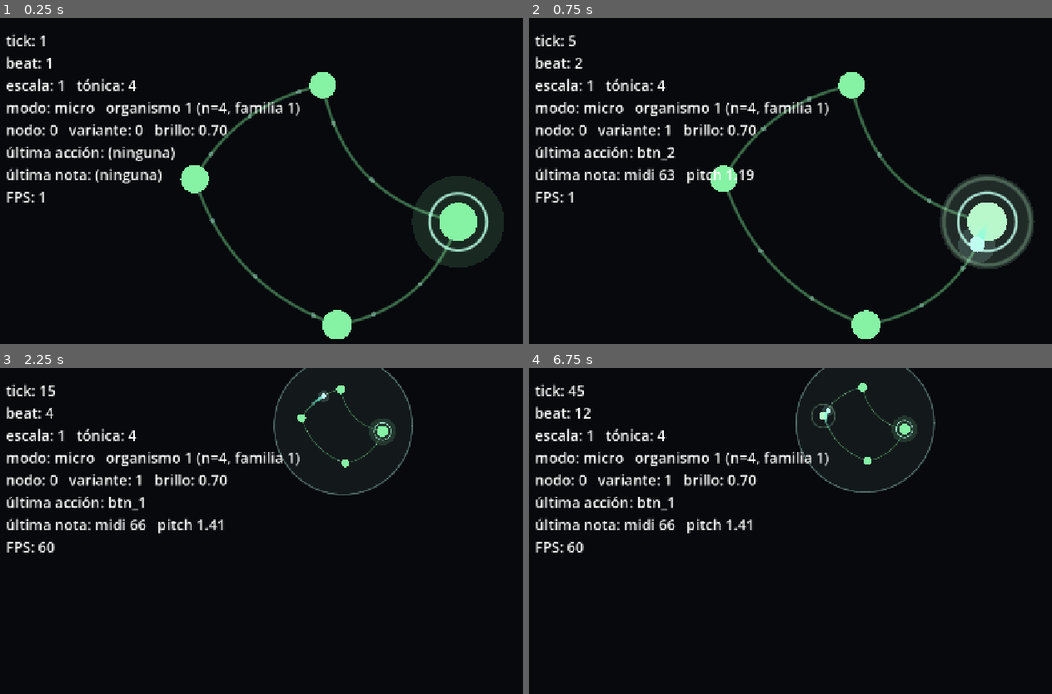
Above: before the commit, frames 1-4 (two rows, left to right).
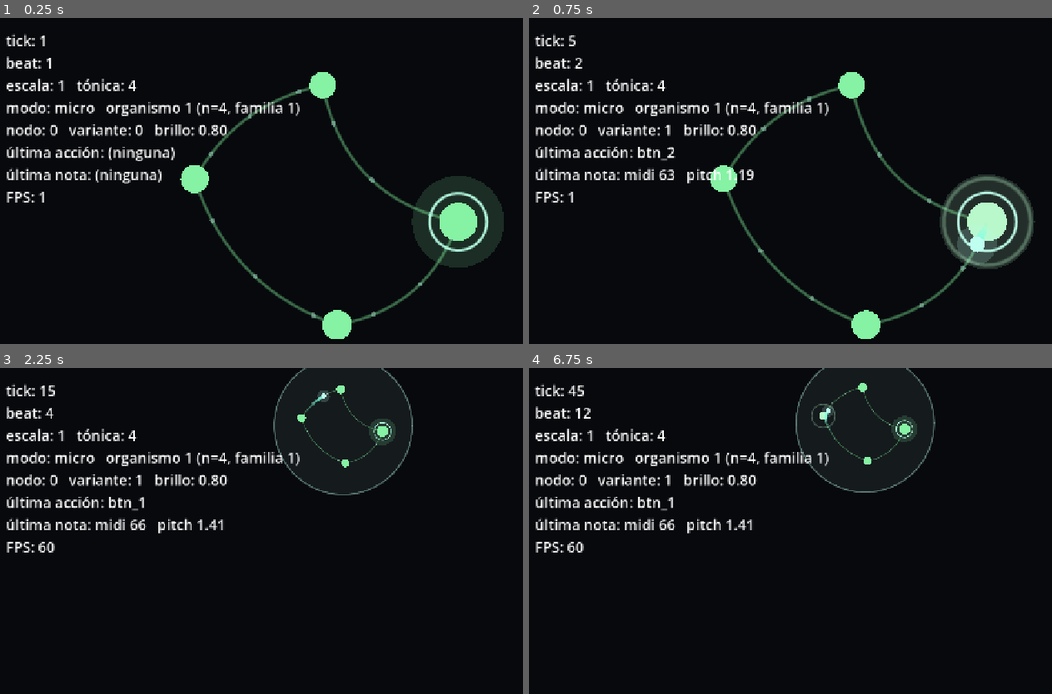
Above: after the commit, the same moments.

Repository: maximorales36-png/Arcumai-Organismo
Game: Godot game, scene res://src/view/main.tscn
Same seed, same stepped clock (60 frames per second), same inputs: the game is played once before the commit and once after it.
Inputs:
- Up to frame 1 (0.25 s): no input
- Up to frame 2 (0.75 s): hold D (joy_right) from 0.53 s (still down); tap J (btn_2) at 0.6 s
- Up to frame 3 (2.25 s): tap L (btn_4) at 0.8, 1.35 s; release D (joy_right) at 1.28 s; hold S (joy_down) 1.28-2.03 s; tap J (btn_2) at 1.55 s; hold D (joy_right) from 2.03 s (still down); tap H (btn_1) at 2.1 s
- Up to frame 4 (6.75 s): tap L (btn_4) at 2.3, 3.8, 4.35, 5.3, 5.85 s; release D (joy_right) at 2.78 s; hold W (joy_up) 2.78-3.53 s; tap J (btn_2) at 2.85, 4.55, 5.1, 6.05 s; tap Enter at 3.5 s; hold A (joy_left) 3.53-5.03 s; tap K (btn_3) at 3.6 s; hold S (joy_down) 5.03-5.78 s; hold D (joy_right) 5.78-6.53 s; hold W (joy_up) from 6.53 s (still down); tap H (btn_1) at 6.6 s

The runs differ from the first frame. In frame 1, less than 0.1% of the frame differs, in the area x 40-42%, y 32-37%; in frame 2, 0.1%, in the area x 40-90%, y 32-76%; in frame 3, less than 0.1%; in frame 4, less than 0.1%.

Commit message:
M9: segunda tanda de ajustes de Macro y Micro

Diff:
--- a/src/core/config.gd
+++ b/src/core/config.gd
@@ -34,7 +34,7 @@
 const EDGE_CURVATURE_N2_MAX := 0.35
 
 # --- Mundo ---
-const MAX_ORGANISMS := 6
+const MAX_ORGANISMS := 5
 const MAX_BRIDGES := 6
 const WORLD_SIZE := Vector2(2400.0, 1350.0)
 const MIN_ORG_DISTANCE := 350.0
@@ -59,12 +59,12 @@
 const NAV_REPEAT_MS := 200
 const DISSOLVE_HOLD_MS := 600
 # B2 en Macro carga antes de crear el organismo; soltar antes cancela.
-const SPAWN_HOLD_MS := 2000
+const SPAWN_HOLD_MS := 1200
 # Después de crear un organismo no se puede sembrar otro por este tiempo.
 const SPAWN_COOLDOWN_S := 5.0
 const INACTIVITY_RESET_S := 90.0
 const ZOOM_TIME_S := 0.5
-const BRIGHTNESS_DEFAULT := 0.7
+const BRIGHTNESS_DEFAULT := 0.8
 const BRIGHTNESS_SPEED := 0.8
 
 # Escalas en semitonos desde la tónica, en el orden del sorteo de R-24.
--- a/src/core/world.gd
+++ b/src/core/world.gd
@@ -32,6 +32,7 @@
 var _spawn_charge := 0.0
 var _spawn_point := Vector2.ZERO
 var _spawn_cooldown := 0.0
+var _adjusting := false
 var _spawning := false
 var _spawn_index := -1
 var _spawn_previous_id := -1
@@ -97,6 +98,12 @@
 # Enfriamiento posterior a una siembra: bloquea B2 sin cambiar la selección.
 func spawn_cooldown_left() -> float:
 	return _spawn_cooldown
+
+
+# Modo ajuste: B2 está apretado durante el enfriamiento, así que no crea un
+# organismo nuevo pero sí deja cambiarle los nodos al que quedó seleccionado.
+func is_adjusting() -> bool:
+	return _adjusting
 
 
 # Familia que va a recibir el próximo organismo (R-25): la vista de la carga
@@ -153,14 +160,17 @@
 	# mover: el joystick se ignora hasta que el destello completa.
 	if _spawn_charging:
 		return
-	if _spawning:
+	if _spawning or _adjusting:
 		var step := 0
 		if direction.x > 0.0:
 			step = 1
 		elif direction.x < 0.0:
 			step = -1
 		if step != 0:
-			_change_spawn_n(step)
+			if _spawning:
+				_change_spawn_n(step)
+			else:
+				_change_selected_n(step)
 		return
 	if _dissolving:
 		return
@@ -176,7 +186,8 @@
 
 # R-33: B2 mantiene una carga de SPAWN_HOLD_MS; al completarla se crea el
 # organismo y sigue el ajuste de n hasta soltar. Soltar antes no crea nada.
-# Después de una siembra hay un enfriamiento antes de poder sembrar otra.
+# Después de una siembra hay un enfriamiento: durante ese tiempo B2 no crea
+# nada, pero sirve para cambiarle los nodos al organismo seleccionado.
 func b2_pressed() -> void:
 	if _spawn_charging or _spawning:
 		return
@@ -184,22 +195,17 @@
 		rejected.emit()
 		return
 	if _spawn_cooldown > 0.0:
-		rejected.emit()
+		_adjusting = true
 		return
 	if organisms.size() >= Config.MAX_ORGANISMS:
 		rejected.emit()
 		return
 
-	var previous := selected_organism()
-	_spawn_previous_id = previous.id if previous != null else -1
-	_spawn_charging = true
-	_spawn_charge = 0.0
-	# El punto se fija al empezar la carga para que el destello y el organismo
-	# que aparece después coincidan.
-	_spawn_point = pick_position(_positions(), _rng)
+	_start_charge()
 
 
 func b2_released() -> void:
+	_adjusting = false
 	if _spawn_charging:
 		_cancel_charge()
 	_spawning = false
@@ -215,6 +221,7 @@
 	if _spawning:
 		_cancel_spawn()
 		return
+	_adjusting = false
 	if _dissolving:
 		return
 	if organisms.size() <= 1:
@@ -247,6 +254,7 @@
 # debe seguir armado al volver a Macro (B3 en Micro es otra función).
 func reset_gestures() -> void:
 	_connecting = false
+	_adjusting = false
 
 
 # R-28: B3 mantenido + dirección. El vecino se elige con la misma regla que
@@ -292,9 +300,20 @@
 # decide ningún disparo ni toca el modelo temporal.
 func update(delta: float) -> void:
 	_drift(delta)
+	var started_charge := false
 	if _spawn_cooldown > 0.0:
 		_spawn_cooldown = maxf(0.0, _spawn_cooldown - delta)
-	if _spawn_charging:
+		# Si el enfriamiento terminó con B2 apretado, la carga arranca sola.
+		if _spawn_cooldown <= 0.0 and _adjusting:
+			_adjusting = false
+			if organisms.size() >= Config.MAX_ORGANISMS:
+				rejected.emit()
+			else:
+				_start_charge()
+				started_charge = true
+	# La carga que arranca en este frame no avanza: si no, el delta del
+	# enfriamiento la completaría de un golpe.
+	if _spawn_charging and not started_charge:
 		_advance_charge(delta)
 	if not _dissolving:
 		return
@@ -352,6 +371,16 @@
 	)
 
 
+# Arranca la carga de siembra: se fija el punto de aparición para que el
+# destello y el organismo que aparece después coincidan.
+func _start_charge() -> void:
+	var previous := selected_organism()
+	_spawn_previous_id = previous.id if previous != null else -1
+	_spawn_charging = true
+	_spawn_charge = 0.0
+	_spawn_point = pick_position(_positions(), _rng)
+
+
 # La carga completa crea el organismo en el punto que se venía mostrando y
 # arranca el enfriamiento. La selección pasa al organismo nuevo para que el
 # ajuste de n con izquierda/derecha siga funcionando (R-33).
@@ -374,7 +403,20 @@
 
 
 func _change_spawn_n(step: int) -> void:
-	var organism := organisms[_spawn_index]
+	_change_n(organisms[_spawn_index], step)
+
+
+# Durante el enfriamiento B2 cambia los nodos del organismo que está
+# seleccionado, sin crear nada nuevo.
+func _change_selected_n(step: int) -> void:
+	if organisms.is_empty():
+		return
+	_change_n(organisms[selected], step)
+
+
+# Cambiar n regenera la geometría con la misma semilla, recalcula los tiempos y
+# reinicia el ciclo del organismo (R-33).
+func _change_n(organism: OrganismState, step: int) -> void:
 	var new_n := clampi(organism.model.n + step, Config.N_MIN, Config.N_MAX)
 	if new_n == organism.model.n:
 		return
--- a/src/view/main.gd
+++ b/src/view/main.gd
@@ -11,18 +11,28 @@
 
 # Los placeholders están numerados 1..3 en el archivo (R-25).
 const SAMPLE_PATH := "res://audio/placeholder/family_%d_%d.wav"
-# Cada voz deja 9 dB de headroom: con 6 organismos y puentes la suma de picos
+
+# El destello de siembra se carga por ruta y no por class_name: así la escena
+# no depende de que el editor haya registrado la clase global del script.
+const SpawnViewScript := preload("res://src/view/spawn_view.gd")
+
+# Cada voz deja 9 dB de headroom: con 5 organismos y puentes la suma de picos
 # puede superar 0 dBFS. El limitador del Master (default_bus_layout.tres) es la
 # red de seguridad; este margen evita que tenga que trabajar de más (V-11).
 const NODE_SAMPLE_DB := -9.0
-# El metrónomo queda bajo para no tapar las notas de los organismos.
-const METRONOME_DB := -28
+# El metrónomo queda silenciado por ahora: a -80 dB no se oye, así no compite
+# con las notas de los organismos.
+const METRONOME_DB := -80
 const REJECT_DB := -18.0
 const REJECT_FREQ_HZ := 110.0
 const REJECT_SEC := 0.09
 
 # Escala aparente de Micro: la misma de M4/M5, para poder juzgar el pulso.
 const MICRO_VIEW_SCALE := 3.0
+# Fracción del medio-pantalla que el organismo puede ocupar antes de que la
+# cámara retroceda. Con 0.8 el encuadre de siempre no cambia y la cámara solo
+# se aleja cuando un nodo se arrastra hasta el borde.
+const MICRO_FIT_MARGIN := 0.8
 # MACRO_ORG_SCALE (0.3) es la escala de dibujo de la especificación. Este
 # multiplicador cosmético mantiene legibles los nodos en la ventana de
 # desarrollo 1280x720; la calibración final depende de la resolución del
@@ -42,7 +52,7 @@
 @onready var _world_layer: Node2D = $WorldLayer
 @onready var _voices: VoicePool = $VoicePool
 @onready var _fade: ColorRect = $Fade
-@onready var _deleting_label: Label = $DeletingLabel
+@onready var _status_label: Label = $StatusLabel
 
 var _clock := Clock.new()
 var _router := InputRouter.new()
@@ -53,6 +63,10 @@
 # en el acto para que los botones respondan sin esperar la animación.
 var _zoom := 1.0
 var _zoom_target := 1.0
+# Escala de cámara de Micro: la normal y la que hace falta para que el
+# organismo entero entre en cuadro.
+var _micro_zoom := MICRO_VIEW_SCALE / (Config.MACRO_ORG_SCALE * MACRO_DEBUG_SCALE)
+var _micro_zoom_target := _micro_zoom
 var _samples: Array[AudioStream] = []
 var _reject_stream: AudioStream
 var _scale: Array = []
@@ -61,7 +75,7 @@
 var _views: Dictionary = {}
 var _buses: Dictionary = {}
 var _bridges_view: BridgesView
-var _spawn_view: SpawnView
+var _spawn_view: SpawnViewScript
 
 
 func _ready() -> void:
@@ -76,7 +90,7 @@
 
 	# El destello de siembra y los puentes se dibujan detrás de los organismos:
 	# se agregan antes que las vistas de organismo y se reusan en cada sesión.
-	_spawn_view = SpawnView.new()
+	_spawn_view = SpawnViewScript.new()
 	_world_layer.add_child(_spawn_view)
 	_bridges_view = BridgesView.new()
 	_world_layer.add_child(_bridges_view)
@@ -124,6 +138,8 @@
 	_mode = MODE_MICRO
 	_zoom = 1.0
 	_zoom_target = 1.0
+	_micro_zoom = _base_micro_zoom()
+	_micro_zoom_target = _micro_zoom
 	_action_label.text = "última acción: (ninguna)"
 	_note_label.text = "última nota: (ninguna)"
 	_world.add_organism(Config.N_DEFAULT)
@@ -349,6 +365,7 @@
 func _on_organism_added(organism: OrganismState) -> void:
 	var view := OrganismView.new()
 	view.setup(organism.model, organism.family)
+	view.set_brightness(organism.session.brightness())
 	_world_layer.add_child(view)
 	_views[organism.id] = view
 
@@ -444,6 +461,11 @@
 	var bus: OrganismBus = _buses.get(organism.id)
 	if bus != null:
 		bus.set_brightness(brightness)
+	# El mismo parámetro que abre el filtro también aclara u oscurece el
+	# dibujo del organismo (R-26/R-35).
+	var view: OrganismView = _views.get(organism.id)
+	if view != null:
+		view.set_brightness(brightness)
 	_update_labels()
 
 
@@ -469,6 +491,33 @@
 # vista; ningún disparo depende de esto.
 func _update_zoom(delta: float) -> void:
 	_zoom = move_toward(_zoom, _zoom_target, delta / Config.ZOOM_TIME_S)
+	_micro_zoom_target = _target_micro_zoom()
+	_micro_zoom = move_toward(_micro_zoom, _micro_zoom_target, delta / Config.ZOOM_TIME_S)
+
+
+# Escala de cámara normal de Micro: la que hace ver el organismo al tamaño de
+# siempre.
+func _base_micro_zoom() -> float:
+	return MICRO_VIEW_SCALE / (Config.MACRO_ORG_SCALE * MACRO_DEBUG_SCALE)
+
+
+# La cámara de Micro se aleja si el organismo no entra en cuadro: cuando un
+# nodo se arrastra al borde, el centro visual se corre y con él la cámara.
+func _target_micro_zoom() -> float:
+	var base := _base_micro_zoom()
+	var selected := _world.selected_organism()
+	if selected == null:
+		return base
+	var center := selected.model.visual_center()
+	var extent := 0.0
+	for node in selected.model.nodes:
+		extent = maxf(extent, node.distance_to(center))
+	if extent <= 0.0:
+		return base
+	var size := get_viewport_rect().size
+	var limit := minf(size.x, size.y) * 0.5 * MICRO_FIT_MARGIN
+	var view_scale := Config.MACRO_ORG_SCALE * MACRO_DEBUG_SCALE
+	return minf(base, limit / (extent * view_scale))
 
 
 # R-36: el foco se funde en FOCUS_FADE_S. Se actualiza por frame porque la
@@ -496,7 +545,6 @@
 	var size := get_viewport_rect().size
 	var fit := minf(size.x / Config.WORLD_SIZE.x, size.y / Config.WORLD_SIZE.y)
 	var view_scale := Config.MACRO_ORG_SCALE * MACRO_DEBUG_SCALE
-	var micro_zoom := MICRO_VIEW_SCALE / view_scale
 	var t := _smoothstep(_zoom)
 	var selected := _world.selected_organism()
 	var center := Config.WORLD_SIZE * 0.5
@@ -505,7 +553,7 @@
 		# si un nodo se arrastra lejos, el organismo entero sigue encuadrado.
 		var focus_point := selected.position + selected.model.visual_center() * view_scale
 		center = center.lerp(focus_point, t)
-	var camera_scale := lerpf(fit, micro_zoom, t)
+	var camera_scale := lerpf(fit, _micro_zoom, t)
 	_world_layer.scale = Vector2(camera_scale, camera_scale)
 	_world_layer.position = size * 0.5 - center * camera_scale
 
@@ -543,19 +591,35 @@
 		if _mode == MODE_MACRO and _world.is_dissolving() and organism == _world.selected_organism():
 			target = 1.0 - 0.85 * _world.dissolve_progress()
 		view.set_fade_target(target)
-	_update_deleting_label()
-
-
-# R-34: mientras se mantiene B4 en Macro, el aviso "borrando" aparece abajo al
-# centro con el color del organismo y se intensifica con el progreso.
-func _update_deleting_label() -> void:
-	var organism := _world.selected_organism()
-	var deleting := _mode == MODE_MACRO and _world.is_dissolving() and organism != null
-	_deleting_label.visible = deleting
-	if not deleting:
-		return
-	_deleting_label.add_theme_color_override("font_color", OrganismView.family_node_color(organism.family))
-	_deleting_label.modulate.a = 0.55 + 0.45 * _world.dissolve_progress()
+	_update_status_label()
+
+
+# R-33/R-34: el aviso de abajo al centro dice qué está pasando: "borrando"
+# mientras se disuelve y "sembrando" mientras se carga o se ajusta el
+# organismo nuevo. Va con el color del organismo y se intensifica con el
+# progreso del gesto.
+func _update_status_label() -> void:
+	var organism := _world.selected_organism()
+	var text := ""
+	var color := Color.WHITE
+	var progress := 0.0
+	if _mode == MODE_MACRO and _world.is_dissolving() and organism != null:
+		text = "borrando"
+		color = OrganismView.family_node_color(organism.family)
+		progress = _world.dissolve_progress()
+	elif _mode == MODE_MACRO and (_world.is_spawn_charging() or _world.is_spawning()):
+		text = "sembrando"
+		if _world.is_spawning() and organism != null:
+			color = OrganismView.family_node_color(organism.family)
+		else:
+			color = OrganismView.family_node_color(_world.next_family())
+		progress = _world.spawn_charge_progress()
+	_status_label.visible = text != ""
+	if text == "":
+		return
+	_status_label.text = text
+	_status_label.add_theme_color_override("font_color", color)
+	_status_label.modulate.a = 0.55 + 0.45 * progress
 
 
 func _update_labels() -> void:
--- a/src/view/main.tscn
+++ b/src/view/main.tscn
@@ -70,7 +70,7 @@
 theme_override_font_sizes/font_size = 28
 text = "FPS: 0"
 
-[node name="DeletingLabel" type="Label" parent="."]
+[node name="StatusLabel" type="Label" parent="."]
 layout_mode = 1
 anchors_preset = 7
 anchor_left = 0.5
--- a/src/view/organism_view.gd
+++ b/src/view/organism_view.gd
@@ -49,6 +49,12 @@
 const DRAG_ARROW_HEAD := 5.0
 const DRAG_ARROW_WIDTH := 2.0
 const DRAG_ARROW_PULSE_HZ := 2.0
+
+# Brillo visual (R-26/R-35): el mismo parámetro que abre el filtro también
+# oscurece el dibujo. Por debajo de BRIGHTNESS_FULL el organismo se apaga de a
+# poco; por arriba, el halo se abre.
+const BRIGHTNESS_FLOOR := 0.05
+const BRIGHTNESS_FULL := 0.75
 
 # Aura de Macro: el organismo seleccionado (DISENO 5.3).
 const AURA_GAP := 14.0
@@ -74,6 +80,7 @@
 var _flash: Array[float] = []
 var _selected := -1
 var _drag_hint := false
+var _brightness := Config.BRIGHTNESS_DEFAULT
 var _aura_strength := 0.0
 var _fade_target := 1.0
 var _shake_node := -1
@@ -91,6 +98,7 @@
 	_has_head = false
 	_selected = -1
 	_drag_hint = false
+	_brightness = Config.BRIGHTNESS_DEFAULT
 	_aura_strength = 0.0
 	_shake_node = -1
 	_shake_whole = false
@@ -113,6 +121,33 @@
 		return
 	_drag_hint = value
 	queue_redraw()
+
+
+# R-26/R-35: el brillo del organismo. Es el mismo valor que usa el filtro de
+# audio: bajar el brillo apaga el dibujo y subirlo lo abre.
+func set_brightness(value: float) -> void:
+	var clamped := clampf(value, 0.0, 1.0)
+	if is_equal_approx(clamped, _brightness):
+		return
+	_brightness = clamped
+	queue_redraw()
+
+
+# 0 = apagado, 1 = totalmente claro.
+func _brightness_factor() -> float:
+	return clampf((_brightness - BRIGHTNESS_FLOOR) / (BRIGHTNESS_FULL - BRIGHTNESS_FLOOR), 0.0, 1.0)
+
+
+# 0 = sin halo extra, 1 = halo al máximo (solo por encima del brillo normal).
+func _brightness_glow() -> float:
+	return clampf((_brightness - BRIGHTNESS_FULL) / (1.0 - BRIGHTNESS_FULL), 0.0, 1.0)
+
+
+# Multiplica una opacidad por el brillo: bajar el brillo apaga los brillos del
+# organismo y subirlo los refuerza.
+func _alpha(value: float) -> float:
+	var scaled := value * lerpf(0.35, 1.0, _brightness_factor()) * (1.0 + 0.6 * _brightness_glow())
+	return clampf(scaled, 0.0, 1.0)
 
 
 # Intensidad del aura de foco (0 a 1). En Macro está en 1 para el seleccionado;
@@ -182,8 +217,8 @@
 func _draw_aura() -> void:
 	var radius := Config.r_max(_model.n) + AURA_GAP
 	var color := _pulse_color()
-	draw_circle(Vector2.ZERO, radius, Color(color, AURA_ALPHA * _aura_strength))
-	draw_arc(Vector2.ZERO, radius, 0.0, TAU, 64, Color(color, AURA_RING_ALPHA * _aura_strength), AURA_RING_WIDTH, true)
+	draw_circle(Vector2.ZERO, radius, Color(color, _alpha(AURA_ALPHA * _aura_strength)))
+	draw_arc(Vector2.ZERO, radius, 0.0, TAU, 64, Color(color, _alpha(AURA_RING_ALPHA * _aura_strength)), AURA_RING_WIDTH, true)
 
 
 func _update_head(phi_f: float, delta: float) -> void:
@@ -215,7 +250,7 @@
 
 
 func _draw_flow() -> void:
-	var color := Color(_pulse_color(), FLOW_ALPHA)
+	var color := Color(_pulse_color(), _alpha(FLOW_ALPHA))
 	for i in _model.n:
 		var length := _model.edge_lengths[i]
 		if length <= 0.0:
@@ -240,15 +275,15 @@
 
 		if i == _selected:
 			# El anillo dice qué nodo va a recibir el próximo gesto.
-			draw_arc(node, radius + SELECTION_GAP, 0.0, TAU, 40, Color(_pulse_color(), 0.85), SELECTION_WIDTH, true)
+			draw_arc(node, radius + SELECTION_GAP, 0.0, TAU, 40, Color(_pulse_color(), _alpha(0.85)), SELECTION_WIDTH, true)
 			if _drag_hint:
 				_draw_drag_arrows(node, radius)
 		if is_origin:
-			draw_circle(node, radius * ORIGIN_HALO, Color(color, 0.14))
+			draw_circle(node, radius * ORIGIN_HALO, Color(color, _alpha(0.14)))
 		if _flash[i] > 0.0:
 			# La onda se aleja y se apaga mientras el bulbo vuelve a su color.
 			var wave := 1.0 - _flash[i]
-			draw_arc(node, radius + wave * WAVE_RADIUS, 0.0, TAU, 32, Color(color, _flash[i] * 0.7), 2.0, true)
+			draw_arc(node, radius + wave * WAVE_RADIUS, 0.0, TAU, 32, Color(color, _alpha(_flash[i] * 0.7)), 2.0, true)
 		draw_circle(node, radius, color)
 
 
@@ -256,7 +291,7 @@
 # las hace notar sin tapar la geometría ni el anillo de selección.
 func _draw_drag_arrows(center: Vector2, radius: float) -> void:
 	var alpha := 0.55 + 0.35 * sin(_time * TAU * DRAG_ARROW_PULSE_HZ)
-	var color := Color(_pulse_color(), clampf(alpha, 0.0, 1.0))
+	var color := Color(_pulse_color(), _alpha(clampf(alpha, 0.0, 1.0)))
 	var start_radius := radius + SELECTION_GAP + 3.0
 	var directions: Array[Vector2] = [Vector2.UP, Vector2.DOWN, Vector2.LEFT, Vector2.RIGHT]
 	for direction in directions:
@@ -279,8 +314,8 @@
 	var trail_color := _trail_color()
 	for k in range(_trail.size() - 1, 0, -1):
 		var fade := 1.0 - float(k) / float(_trail.size())
-		draw_circle(_trail[k], HEAD_RADIUS * 0.75 * fade, Color(trail_color, fade * fade * 0.6))
-	draw_circle(_head, HEAD_RADIUS * HEAD_HALO, Color(color, 0.16))
+		draw_circle(_trail[k], HEAD_RADIUS * 0.75 * fade, Color(trail_color, _alpha(fade * fade * 0.6)))
+	draw_circle(_head, HEAD_RADIUS * HEAD_HALO * (1.0 + 0.3 * _brightness_glow()), Color(color, _alpha(0.16)))
 	draw_circle(_head, HEAD_RADIUS, color)
 
 
@@ -320,11 +355,11 @@
 
 
 func _node_color() -> Color:
-	return Color.from_hsv(_base_hue, 0.45, 0.95)
+	return Color.from_hsv(_base_hue, 0.45, lerpf(0.30, 0.95, _brightness_factor()))
 
 
 func _pulse_color() -> Color:
-	return Color.from_hsv(fposmod(_base_hue + 0.08, 1.0), 0.25, 1.0)
+	return Color.from_hsv(fposmod(_base_hue + 0.08, 1.0), 0.25, lerpf(0.40, 1.0, _brightness_factor()))
 
 
 # Matiz de la familia (DISENO 5.1): las 3 quedan separadas 0,24. La comparten
@@ -345,4 +380,4 @@
 
 # La cola usa el matiz saturado: a baja opacidad el color pálido se ve gris.
 func _trail_color() -> Color:
-	return Color.from_hsv(fposmod(_base_hue + 0.08, 1.0), 0.55, 1.0)
+	return Color.from_hsv(fposmod(_base_hue + 0.08, 1.0), 0.55, lerpf(0.45, 1.0, _brightness_factor()))
--- a/tests/test_world.gd
+++ b/tests/test_world.gd
@@ -110,8 +110,9 @@
 	return ""
 
 
-# R-33 (nuevo): soltar B2 antes de SPAWN_HOLD_MS no crea nada y, una vez
-# creado un organismo, B2 queda bloqueado durante SPAWN_COOLDOWN_S.
+# R-33 (nuevo): soltar B2 antes de SPAWN_HOLD_MS no crea nada; durante el
+# enfriamiento B2 cambia los nodos del organismo seleccionado en vez de crear
+# otro, y al terminar el enfriamiento arranca la carga.
 func _t23() -> Dictionary:
 	var world := _make_world(400)
 	world.add_organism(Config.N_DEFAULT)
@@ -133,27 +134,33 @@
 	if world.count() != 2:
 		return _fail_t23("la carga completa no creó el organismo")
 
-	var rejected := [false]
-	var handler := func() -> void:
-		rejected[0] = true
-	world.rejected.connect(handler)
+	# Durante el enfriamiento B2 no crea nada: cambia los nodos del organismo
+	# que quedó seleccionado.
+	var selected := world.selected_organism()
+	var n_before := selected.model.n
 	world.b2_pressed()
-	world.rejected.disconnect(handler)
-	if not rejected[0]:
-		return _fail_t23("el enfriamiento no rechazó una siembra inmediata")
+	if not world.is_adjusting():
+		return _fail_t23("B2 durante el enfriamiento no entró en modo ajuste")
 	if world.count() != 2:
-		return _fail_t23("el enfriamiento agregó un organismo igual")
+		return _fail_t23("B2 durante el enfriamiento creó un organismo")
+	world.nav_step(Vector2.RIGHT)
+	if world.selected_organism().model.n != n_before + 1:
+		return _fail_t23("el modo ajuste no cambió la cantidad de nodos")
+	world.b2_released()
+	if world.is_adjusting():
+		return _fail_t23("soltar B2 no terminó el modo ajuste")
 
+	# Si B2 sigue apretado cuando termina el enfriamiento, arranca la carga.
+	world.b2_pressed()
 	world.update(Config.SPAWN_COOLDOWN_S + 0.01)
-	world.b2_pressed()
 	if not world.is_spawn_charging():
-		return _fail_t23("el enfriamiento no terminó a los SPAWN_COOLDOWN_S")
+		return _fail_t23("el enfriamiento no terminó en una carga")
 	world.b2_released()
 
 	return {
 		"id": "T-23 (propuesto)",
 		"ok": true,
-		"detail": "la carga de siembra cancela al soltar y el enfriamiento bloquea B2",
+		"detail": "la carga cancela al soltar y el enfriamiento deja ajustar los nodos",
 	}
 
 
Not shown, changed: DISENO.md
Not shown, changed: INSTRUCTIVO.md
